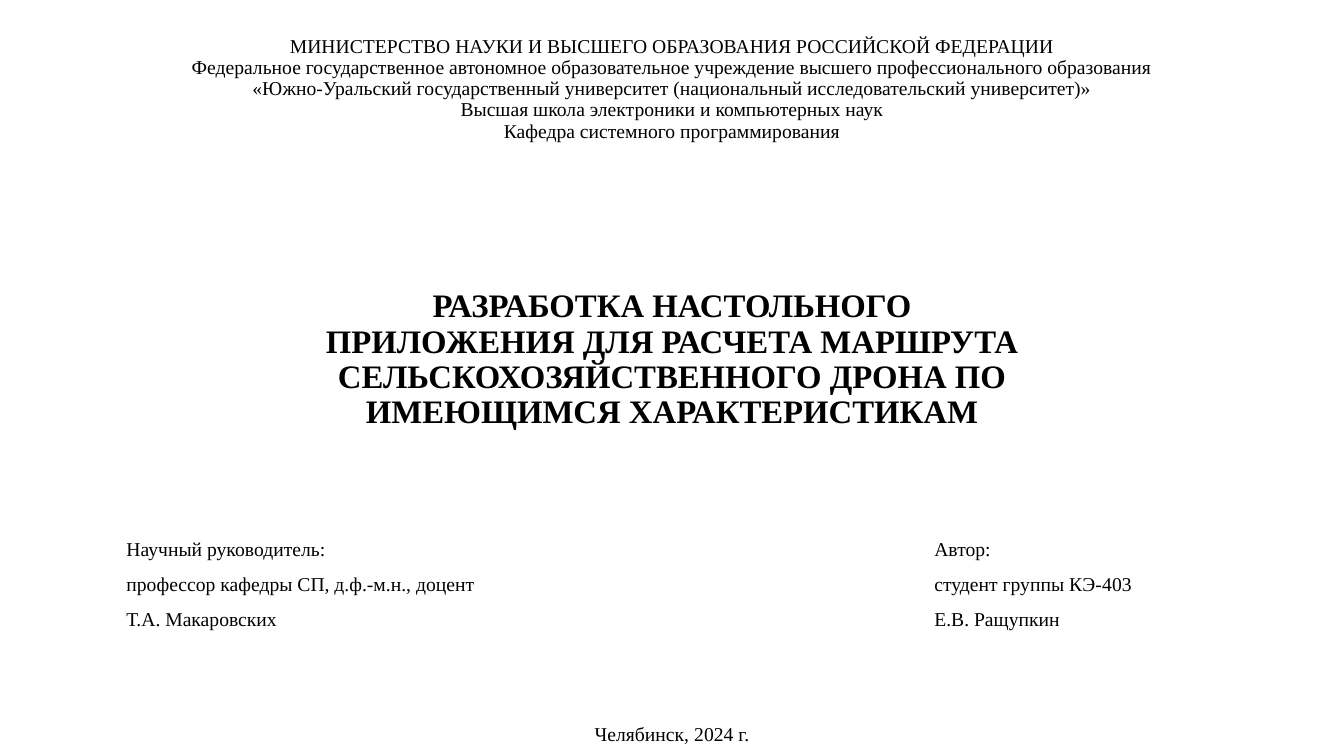
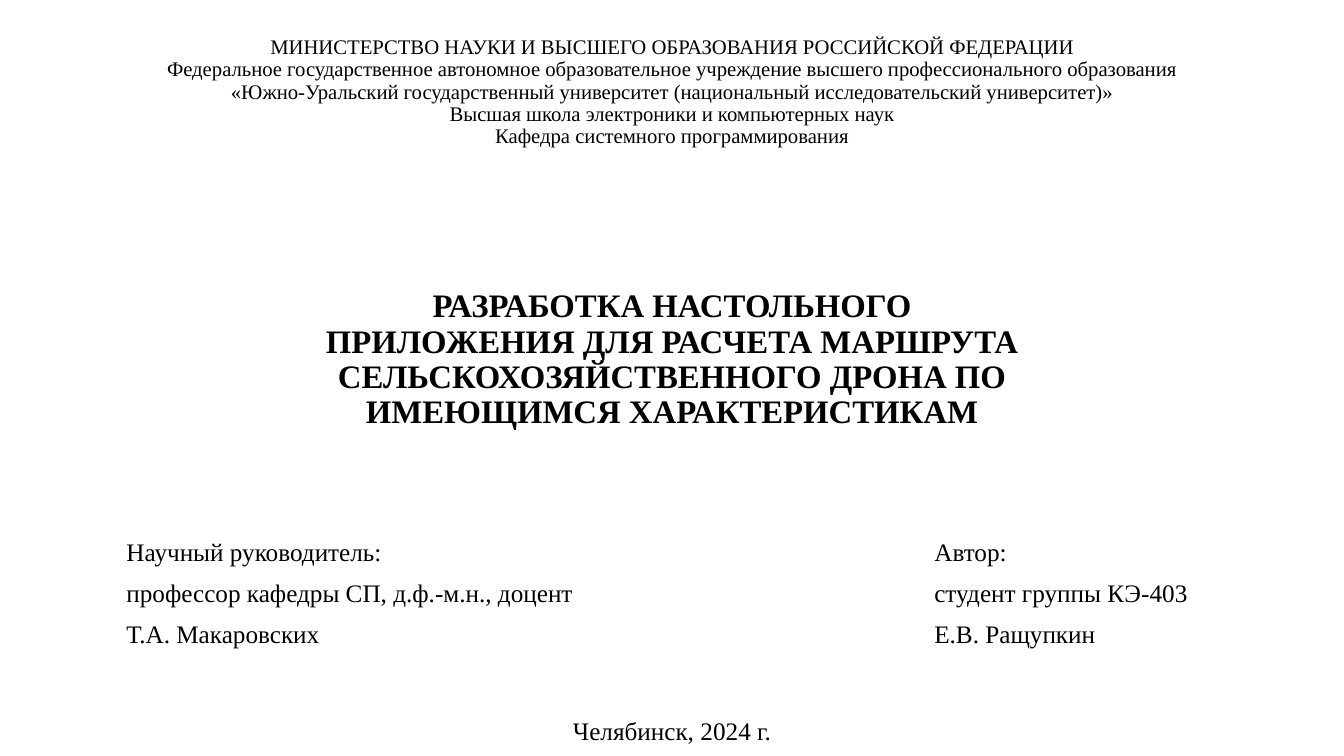
Before and after one commit to evgenkot/uav-route-calculation, a slide deck: slide 1 of doc/GQW/Raschupkin_EV_UAV_Route_Planning.pptx. Drawn at 1344x756 pixels with LibreOffice and Linux fonts; fonts in the diff are those of the drawing. Boxes give left, top, right and bottom in pixels: in the first picture for what was removed or moved away, otherwise in the second. Text is boxed around its words. In the diff, an @@ line names an element or a change of style, - is before the commit and + after.

```diff
--- a/doc/GQW/Raschupkin_EV_UAV_Route_Planning.pptx
+++ b/doc/GQW/Raschupkin_EV_UAV_Route_Planning.pptx
@@ subtitle "МИНИСТЕРСТВО НАУКИ И ВЫСШЕГО ОБРАЗОВАНИЯ ...": place and size @@
-subtitle "МИНИСТЕРСТВО НАУКИ И ВЫСШЕГО ОБРАЗОВАНИЯ ..." at bbox=[192, 38, 1151, 143]
+subtitle "МИНИСТЕРСТВО НАУКИ И ВЫСШЕГО ОБРАЗОВАНИЯ ..." at bbox=[167, 38, 1176, 148]
@@ subtitle "МИНИСТЕРСТВО НАУКИ И ВЫСШЕГО ОБРАЗОВАНИЯ ..." at bbox=[167, 38, 1176, 148]: size 14 to 14.8 pt @@
@@ size 14 to 18 pt in 3 elements at bbox=[934, 544, 1187, 649], bbox=[573, 722, 771, 744], bbox=[126, 543, 573, 649] @@
```
Also in this commit, not shown: 7 other slides changed, 4 other files.
